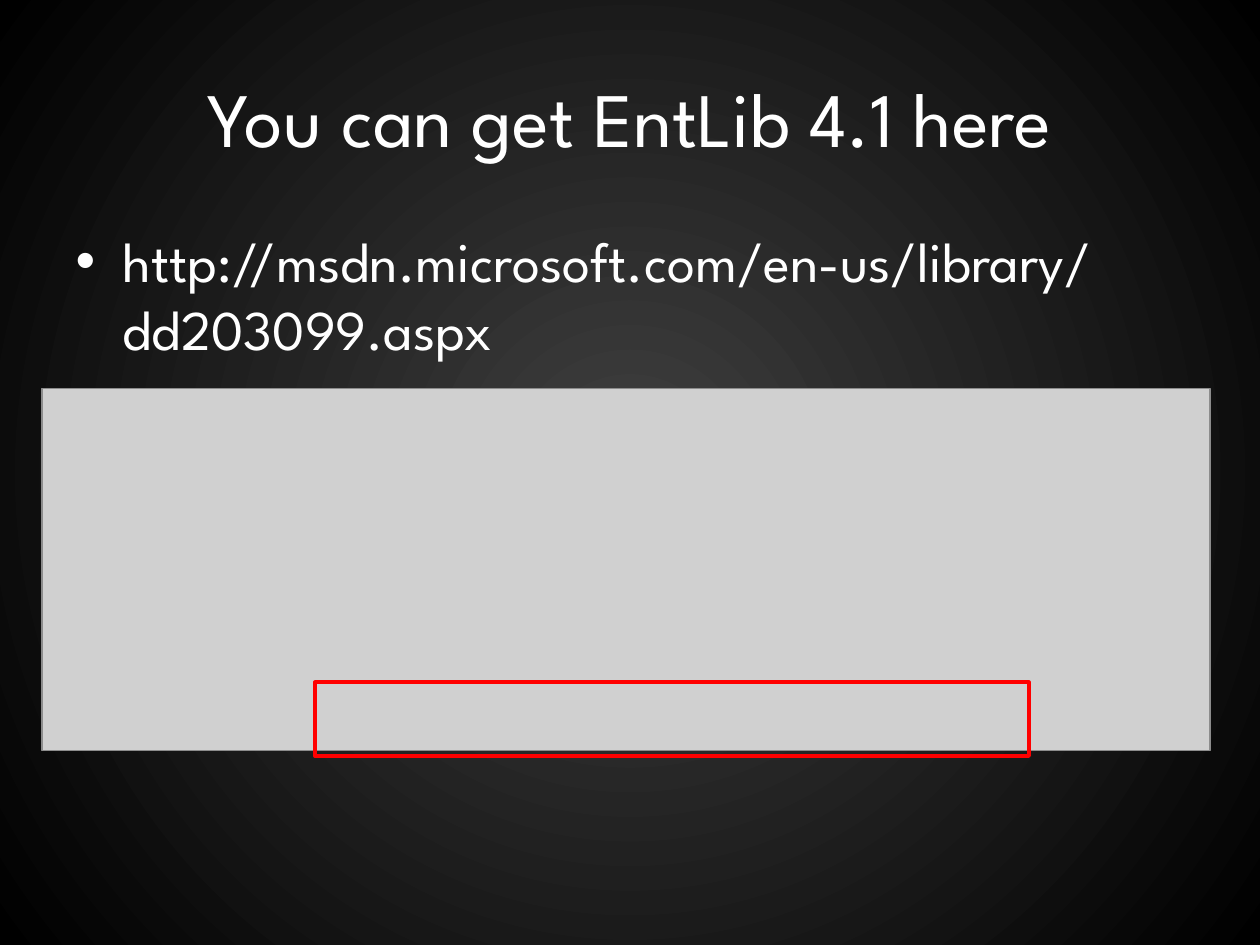
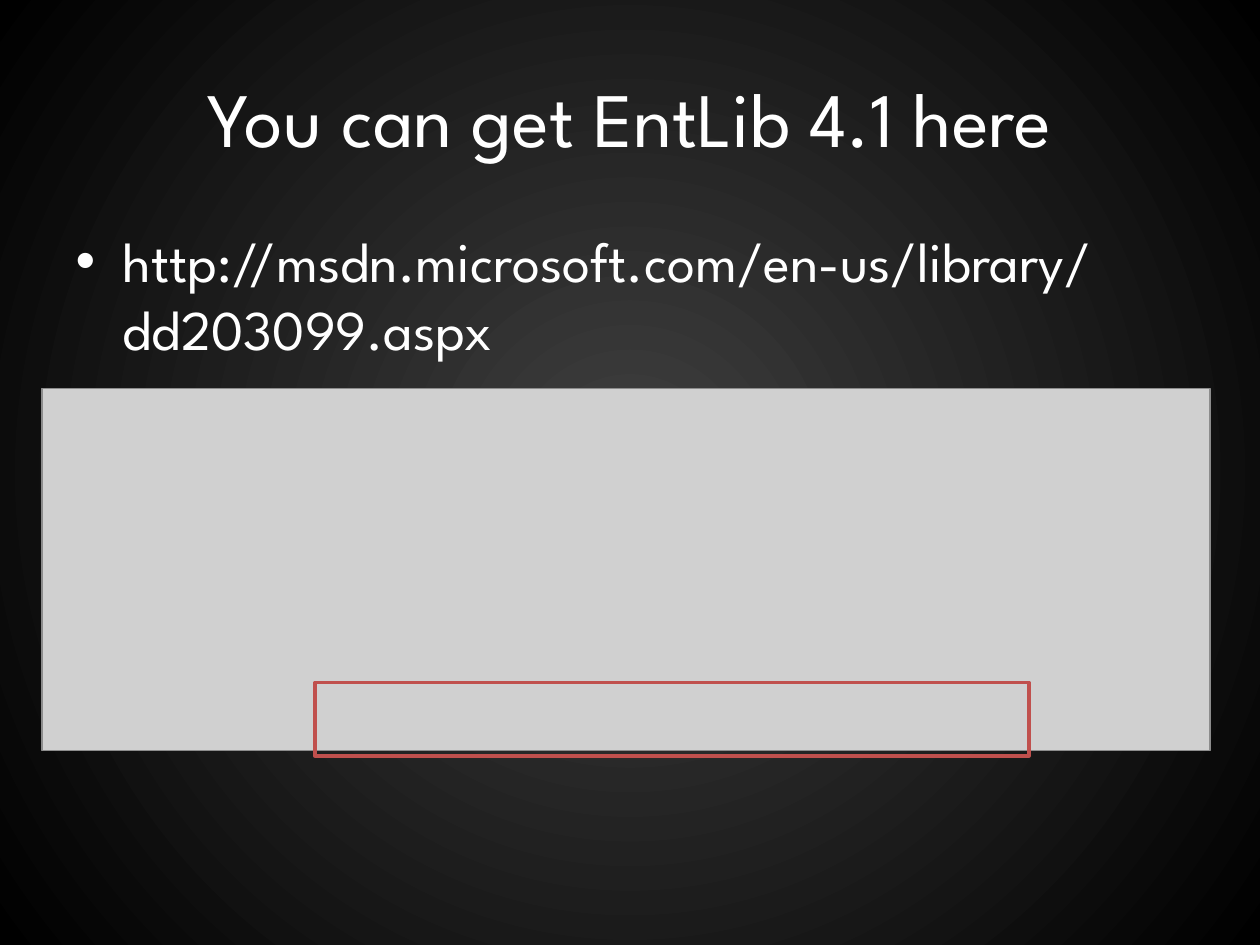
Before and after one commit to RookieOne/WPF-Input-Validation, a slide deck: slide 36 of WPF Validation.pptx. Drawn at 1260x945 pixels with LibreOffice and Linux fonts; fonts in the diff are those of the drawing; grey boxes stand for pictures. Boxes give left, top, right and bottom in pixels: in the first picture for what was removed or moved away, otherwise in the second. Text is boxed around its words. In the diff, an @@ line names an element or a change of style, - is before the commit and + after.

```diff
--- a/WPF Validation.pptx
+++ b/WPF Validation.pptx
@@ rectangle at <box>315,683,1029,756</box>: outline #FF0000 2.25 pt to #C0504D 2 pt @@
```
Also in this commit, not shown: 11 other slides changed, 4 slides added.
